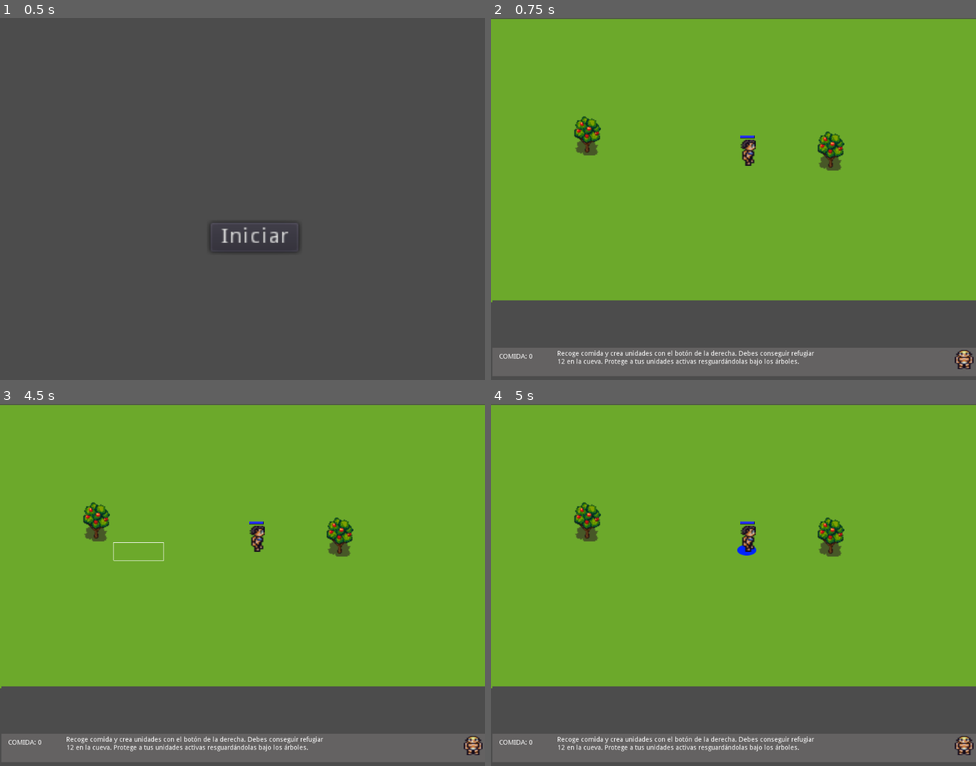
Above: before the commit, frames 1-4 (two rows, left to right).
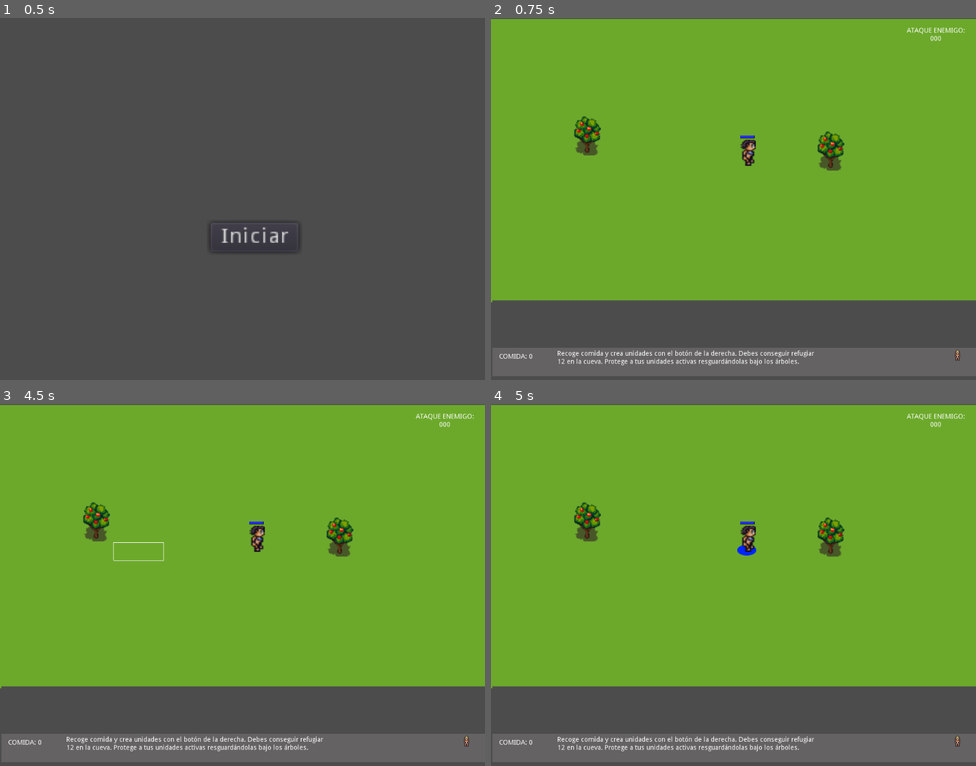
Above: after the commit, the same moments.

Repository: ZLean78/TheStoneAge
Game: Godot game, scene res://Scenes/Menu/Menu.tscn
The game is run twice, just before and just after one commit, with the same random seed, the same clock (stepped at 60 frames per second) and the same inputs.
Inputs (mouse positions are in pixels of both pictures, inside the frame that each line leads up to):
- Up to frame 1 (0.5 s): no input
- Up to frame 2 (0.75 s): click "Iniciar" at 0.5 s
- Up to frame 3 (4.5 s): click (475, 744) at 1.25 s; click (475, 744) at 2 s; click (475, 744) at 2.75 s; tap Enter at 3.5 s; move the mouse to (349, 566) at 3.52 s; tap C at 3.6 s; click (349, 566) at 3.67 s; tap Space at 4.25 s; drag from (145, 603) to (339, 534) at 4.27 s
- Up to frame 4 (5 s): no input

Frame 1 is identical in both runs. In frame 2, 0.3% of the frame differs, in the area x 85-100%, y 2-97%; in frame 3, 0.3%; in frame 4, 0.3%.
Error in both runs: Attempt to call function 'get_node' in base 'null instance' on a null instance. (res://Scenes/Unit/Unit.gd:8)

Commit message:
Versión con viewports
Eliminado el código basura para seleccionar unidades de los scripts del Game y la cámara. Ahora se maneja desde el script del viewport. Restaurada la etiqueta del contador para ataque enemigo (en este caso la lluvia).

Diff:
--- a/Versión_con_viewports/ZarateLeandro_Trabajo_Final_Programacion_III_The_Stone_Age_0_1/Scenes/Game/Camera2D_1.gd
+++ b/Versión_con_viewports/ZarateLeandro_Trabajo_Final_Programacion_III_The_Stone_Age_0_1/Scenes/Game/Camera2D_1.gd
@@ -7,50 +7,11 @@
 const CAMERA_SPEED = 0.01
 
 
-var dragging = false
-var selected = []
-var drag_start = Vector2.ZERO
-var select_rectangle = RectangleShape2D.new()
 
 onready var game_screen = get_tree().root.get_child(0).get_node("GameScreen")
 onready var select_draw = game_screen.find_node("Viewport/SelectDraw")
 
-#export (NodePath) onready var camera = get_node(camera)
 
-func _unhandled_input(event):
-
-	if event is InputEventMouseButton && event.button_index == BUTTON_LEFT:
-		if event.pressed:
-			for unit in selected:
-				if(!unit.collider.is_erased):
-					unit.collider.deselect()
-				else:
-					unit.collider.visible=false
-					unit.collider.queue_free()
-			selected = []
-			dragging = true
-			drag_start = get_global_mouse_position()
-		elif dragging:
-			dragging = false
-			select_draw.update_status(drag_start,get_global_mouse_position(),dragging)
-			var drag_end = get_global_mouse_position()
-			select_rectangle.extents = (drag_end-drag_start)/2
-			var space = get_world_2d()
-			var query = Physics2DShapeQueryParameters.new()
-			query.set_shape(select_rectangle)
-			query.transform = Transform2D(0,(drag_end+drag_start)/2)
-			selected = space.intersect_shape(query)
-			for unit in selected:
-				unit.collider.select()
-
-	if dragging:
-		if event is InputEventMouseMotion:
-			#var drag_end=event.position
-			select_draw.update_status(drag_start,get_global_mouse_position(),dragging)
-
-	if event is InputEventKey && event.scancode == KEY_C:
-		var the_unit = get_tree().root.get_child(0).get_child(1)
-		the_unit.queue_free()
 
 func _process(_delta):
 
--- a/Versión_con_viewports/ZarateLeandro_Trabajo_Final_Programacion_III_The_Stone_Age_0_1/Scenes/Game/Game.gd
+++ b/Versión_con_viewports/ZarateLeandro_Trabajo_Final_Programacion_III_The_Stone_Age_0_1/Scenes/Game/Game.gd
@@ -43,46 +43,6 @@
 
 
 
-#export (NodePath) onready var camera = get_node(camera)
-
-#func _unhandled_input(event):
-#
-#	if event is InputEventMouseButton && event.button_index == BUTTON_LEFT:
-#		if event.pressed:
-#			for unit in selected:
-#				if(!unit.collider.is_erased):
-#					unit.collider.deselect()
-#				else:
-#					unit.collider.visible=false
-#					unit.collider.queue_free()
-#			selected = []
-#			dragging = true
-#			drag_start = camera2d_1.get_global_mouse_position()
-#		elif dragging:
-#			dragging = false
-#			select_draw.update_status(drag_start,camera2d_1.get_global_mouse_position(),dragging)
-#			var drag_end = camera2d_1.get_global_mouse_position()
-#			select_rectangle.extents = (drag_end-drag_start)/2
-#			var space = get_world_2d().direct_space_state
-#			var query = Physics2DShapeQueryParameters.new()
-#			query.set_shape(select_rectangle)
-#			query.transform = Transform2D(0,(drag_end+drag_start)/2)
-#			selected = space.intersect_shape(query)
-#			for unit in selected:
-#				unit.collider.select()
-#
-#	if dragging:
-#		if event is InputEventMouseMotion:
-#			#var drag_end=event.position
-#			select_draw.update_status(drag_start,camera2d_1.get_global_mouse_position(),dragging)
-#
-#	if event is InputEventKey && event.scancode == KEY_C:
-#		var the_unit = get_tree().root.get_child(0).get_child(1)
-#		the_unit.queue_free()
-
-
-
-
 func _process(_delta):
 	the_canvas._set_enemy_attack(int(rain_timer.time_left))
 	the_canvas._set_food_points(int(food_points))
@@ -95,9 +55,6 @@
 
 		a_unit._set_its_raining(its_raining)
 
-#
-
-#
 
 
 func _create_unit():
--- a/Versión_con_viewports/ZarateLeandro_Trabajo_Final_Programacion_III_The_Stone_Age_0_1/Scenes/Game/Game.tscn
+++ b/Versión_con_viewports/ZarateLeandro_Trabajo_Final_Programacion_III_The_Stone_Age_0_1/Scenes/Game/Game.tscn
@@ -95,11 +95,13 @@
 scale = Vector2( 3, 3 )
 frames = SubResource( 2 )
 
-[node name="Timer_Label" type="Label" parent="GameScreen/Viewport/Camera2D_1"]
-margin_left = 876.0
-margin_top = 22.0
-margin_right = 999.0
-margin_bottom = 56.0
+[node name="CameraCanvas" type="CanvasLayer" parent="GameScreen/Viewport/Camera2D_1"]
+
+[node name="Timer_Label" type="Label" parent="GameScreen/Viewport/Camera2D_1/CameraCanvas"]
+margin_left = 878.0
+margin_top = 20.0
+margin_right = 1001.0
+margin_bottom = 54.0
 text = "ATAQUE ENEMIGO:
 000"
 align = 1
@@ -157,7 +159,6 @@
 margin_right = 1016.0
 margin_bottom = 45.0
 texture_normal = ExtResource( 5 )
-expand = true
 
 [node name="Label" type="Label" parent="Panel/Viewport/The_Canvas/The_Control/Rectangle"]
 margin_left = 14.0
--- a/Versión_con_viewports/ZarateLeandro_Trabajo_Final_Programacion_III_The_Stone_Age_0_1/Scenes/Game/The_Control.gd
+++ b/Versión_con_viewports/ZarateLeandro_Trabajo_Final_Programacion_III_The_Stone_Age_0_1/Scenes/Game/The_Control.gd
@@ -6,7 +6,7 @@
 
 onready var game_screen = get_tree().root.get_child(0).get_node("GameScreen")
 onready var panel = get_tree().root.get_child(0).get_node("Panel")
-onready var timer_label = game_screen.get_node("Viewport/Camera2D_1/Timer_Label")
+onready var timer_label = game_screen.get_node("Viewport/Camera2D_1/CameraCanvas/Timer_Label")
 
 func _process(_delta):
 	_set_Timer_Label_enemy_attack(enemy_attack)
--- a/Versión_con_viewports/ZarateLeandro_Trabajo_Final_Programacion_III_The_Stone_Age_0_1/Scenes/Game/TouchViewport.gd
+++ b/Versión_con_viewports/ZarateLeandro_Trabajo_Final_Programacion_III_The_Stone_Age_0_1/Scenes/Game/TouchViewport.gd
@@ -49,32 +49,11 @@
 
 	if event is InputEventMouseButton && event.button_index == BUTTON_RIGHT:
 		if event.is_pressed():
-			print("event is pressed")
 			for unit in selected:
 				if(unit.collider.selected):
-					print("unit_is_selected")
 					unit.collider.get_node("Mouse_Control").can_move = true
 					unit.collider.target_position = event.position
 					#print(str(unit.target_position.x))
 					unit.collider.device_number = 2
 				else:
 					unit.collider.get_node("Mouse_Control").can_move = false
-
-
-#func _physics_process_(delta):
-#	for unit in selected:
-#		if(unit.collider.get_node("Mouse_Control").can_move):
-#		#target = get_parent().get_global_mouse_position()
-#		#$Target_Position1.position = target
-#
-#			if unit.collider.device_number == 2:
-#				unit.collider.get_node("Mouse_Control").velocity = unit.collider.position.direction_to(unit.collider.target_position) * unit.collider.get_node("Mouse_Control").speed
-#
-#
-#func _process(delta):
-#	for unit in selected:
-#
-#		unit.collider.target_position = $Camera2D_1.get_global_mouse_position()
-#		if unit.collider.position.distance_to(unit.collider.target_position) > 5:
-#			unit.collider.move_and_collide(unit.collider.get_node("Mouse_Control").velocity*delta)
-#			unit.collider.velocity = unit.collider.get_node("Mouse_Control").velocity*delta
